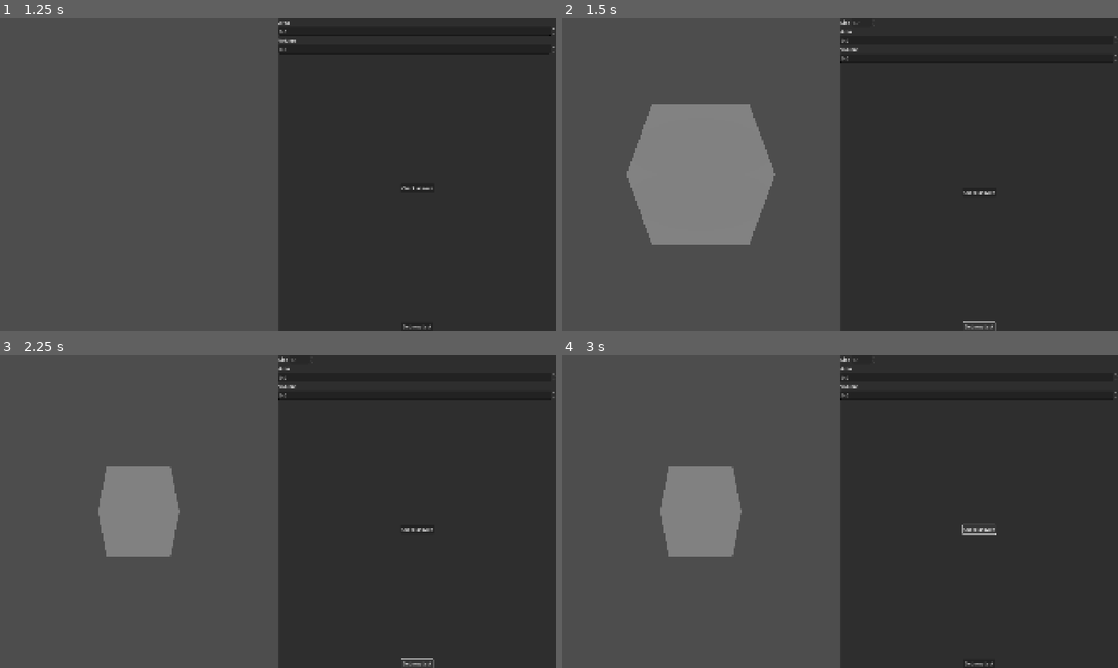
Above: before the commit, frames 1-4 (two rows, left to right).
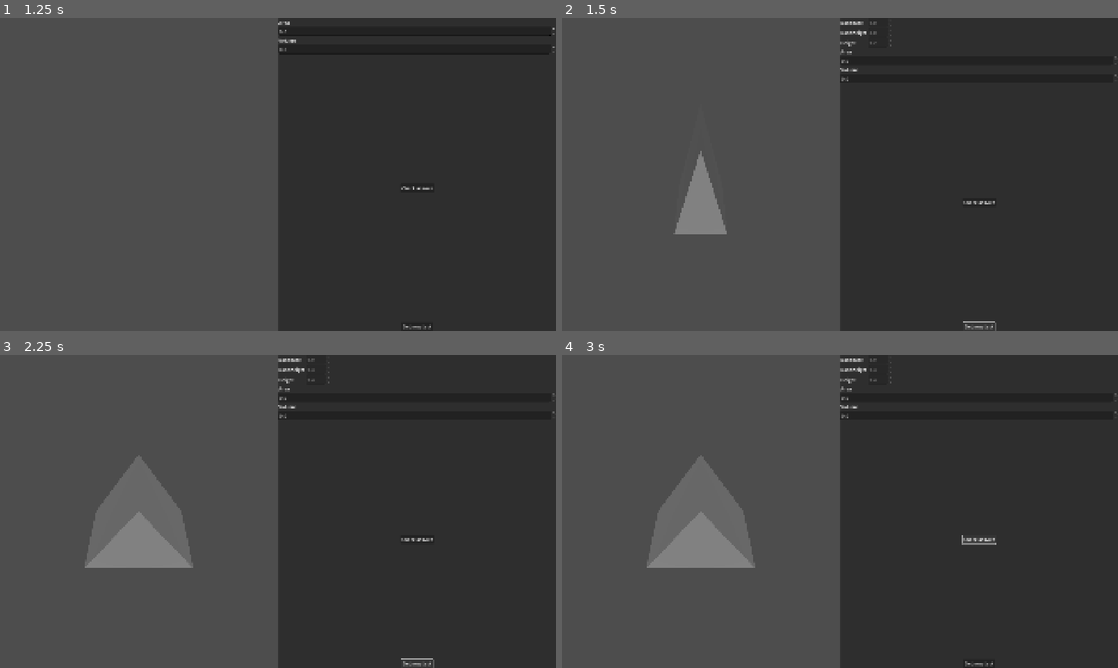
Above: after the commit, the same moments.

Repository: Paraross/geo-app
Game: Godot game, scene res://scenes/main.tscn
Two runs of this game, one before a commit and one after it. Both use one fixed random seed, a clock stepped at 60 frames per second and the inputs below.
Inputs:
- Up to frame 1 (1.25 s): click "Start" at 0.5 s
- Up to frame 2 (1.5 s): click "Get new task" at 1.25 s
- Up to frame 3 (2.25 s): click "Get new task" at 2 s
- Up to frame 4 (3 s): click "Check answer" at 2.75 s

Frame 1 is identical in both runs. In frame 2, 9.0% of the frame differs, in the area x 11-100%, y 0-73%; in frame 3, 4.3%; in frame 4, 4.5%.

Commit message:
Make get new task button also get PrismTask

Diff:
--- a/scripts/shape_world.gd
+++ b/scripts/shape_world.gd
@@ -3,10 +3,22 @@
 
 var current_task: Task
 
+# TODO: move to own directory and load all from it
+const ALL_TASKS: Array[NodePath] = [
+	"res://scenes/cube_task.tscn",
+	"res://scenes/prism_task.tscn",
+]
+
 func spawn_new_task() -> void:
-	var task_scene: PackedScene = load("res://scenes/cube_task.tscn")
-	var task: CubeTask = task_scene.instantiate()
+	var random_task_index := randi_range(0, ALL_TASKS.size() - 1)
+
+	var task_scene: PackedScene = load(ALL_TASKS[random_task_index])
+
+	var task: Task = task_scene.instantiate()
 	task.randomize_values()
+
+	if current_task != null:
+		current_task.queue_free()
 
 	add_child(task)
 	current_task = task
